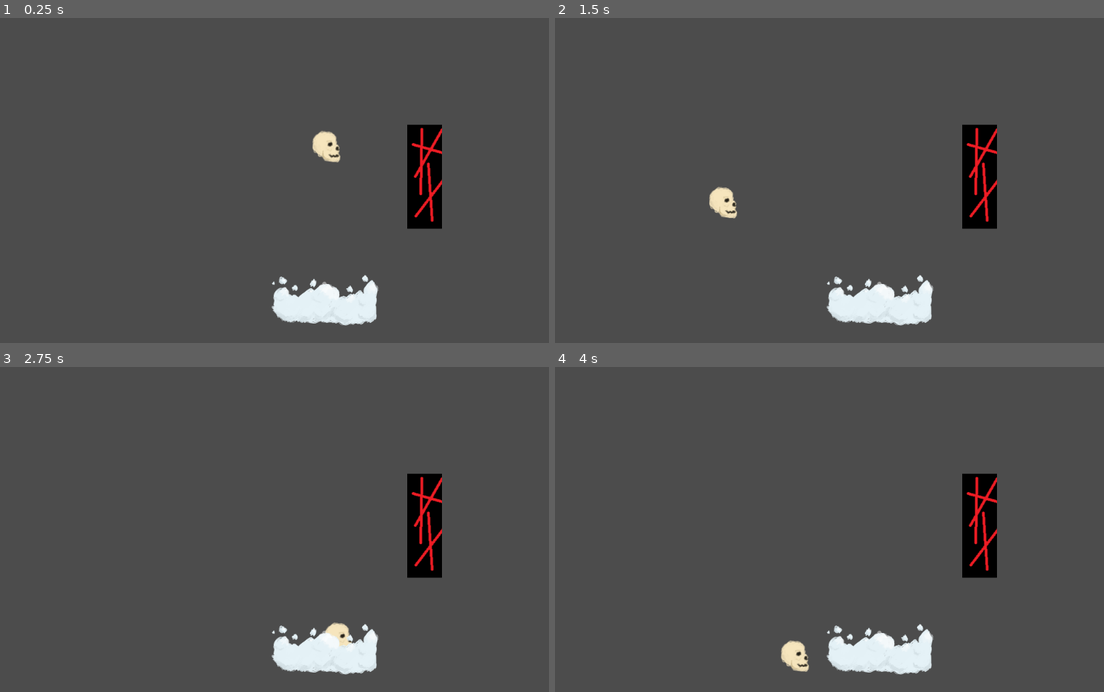
Above: before the commit, frames 1-4 (two rows, left to right).
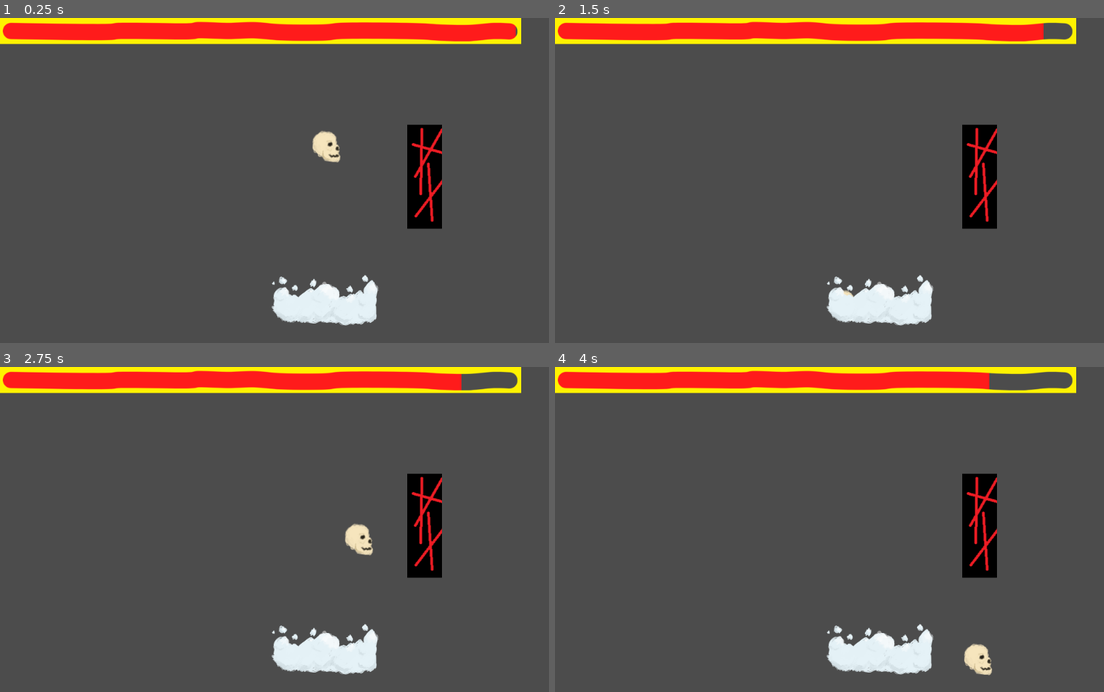
Above: after the commit, the same moments.

Repository: 4X3L/sky-high
Game: Godot game, scene res://Game.tscn
Two runs of this game, one before a commit and one after it. Both use one fixed random seed, a clock stepped at 60 frames per second and the inputs below.
Inputs (mouse positions are in pixels of both pictures, inside the frame that each line leads up to):
- Up to frame 1 (0.25 s): no input
- Up to frame 2 (1.5 s): move the mouse to (955, 164) at 0.52 s; press the mouse at (955, 164) at 0.53 s; move the mouse to (719, 196) at 1.27 s; release the mouse at (719, 196) at 1.28 s; click (719, 196) at 1.35 s
- Up to frame 3 (2.75 s): move the mouse to (334, 458) at 2.02 s; press the mouse at (334, 458) at 2.03 s
- Up to frame 4 (4 s): move the mouse to (807, 594) at 2.77 s; release the mouse at (807, 594) at 2.78 s; click (807, 594) at 2.85 s; move the mouse to (999, 578) at 3.52 s; press the mouse at (999, 578) at 3.53 s

The runs differ from the first frame. In frame 1, 7.7% of the frame differs, in the area x 0-95%, y 0-9%; in frame 2, 7.9%, in the area x 0-95%, y 0-86%; in frame 3, 7.8%; in frame 4, 7.7%.

Commit message:
Added basic helth bar

Diff:
--- a/Game.tscn
+++ b/Game.tscn
@@ -1,15 +1,14 @@
-[gd_scene load_steps=4 format=2]
+[gd_scene load_steps=5 format=2]
 
 [ext_resource path="res://Player.tscn" type="PackedScene" id=1]
 [ext_resource path="res://Platform.tscn" type="PackedScene" id=2]
 [ext_resource path="res://Wall.tscn" type="PackedScene" id=3]
+[ext_resource path="res://HealthBar.tscn" type="PackedScene" id=4]
 
 [node name="Node2D" type="Node2D"]
 
 [node name="Player" parent="." instance=ExtResource( 1 )]
 position = Vector2( 601.306, 202.669 )
-JUMP_POWER_FIXED = 1000.0
-FIXED = true
 
 [node name="Platform" parent="." groups=[
 "Platforms",
@@ -20,3 +19,5 @@
 "Walls",
 ] instance=ExtResource( 3 )]
 position = Vector2( 782.498, 293.139 )
+
+[node name="HealthBar" parent="." instance=ExtResource( 4 )]
--- /dev/null
+++ b/HealthBar.gd
@@ -0,0 +1,35 @@
+extends Node2D
+
+
+# Declare member variables here. Examples:
+# var a = 2
+# var b = "text"
+
+export var SCREEN_WIDTH : float = 1000
+export var curent_health_percent : float = 100
+export var TIME_PER_PAIN :float = .25
+
+var timer = null
+func _set_up_timer():
+	timer = Timer.new()
+	add_child(timer)
+	timer.connect("timeout", self, "_on_timer_call")
+	timer.set_wait_time(TIME_PER_PAIN)
+	timer.set_one_shot(false)
+	timer.start()
+
+func _on_timer_call():
+	curent_health_percent = curent_health_percent - 1
+	_update_bar()
+
+func _update_bar():
+	var health : float = curent_health_percent / 100
+	var new_pos : float = (SCREEN_WIDTH * health) - SCREEN_WIDTH
+	var inner_bar = get_child(0)
+	inner_bar.position[0] = new_pos
+	# print("bar: ", new_pos)
+
+# Called when the node enters the scene tree for the first time.
+func _ready():
+	_update_bar()
+	_set_up_timer()
--- /dev/null
+++ b/HealthBar.tscn
@@ -0,0 +1,18 @@
+[gd_scene load_steps=4 format=2]
+
+[ext_resource path="res://HealthBar.gd" type="Script" id=1]
+[ext_resource path="res://inner_bar_temp.png" type="Texture" id=2]
+[ext_resource path="res://outer_bar_temp.png" type="Texture" id=3]
+
+[node name="HealthBar" type="Node2D"]
+script = ExtResource( 1 )
+
+[node name="Inner" type="Sprite" parent="."]
+scale = Vector2( 0.5, 0.5 )
+texture = ExtResource( 2 )
+centered = false
+
+[node name="Outer" type="Sprite" parent="."]
+scale = Vector2( 0.5, 0.5 )
+texture = ExtResource( 3 )
+centered = false
Binary file added: inner_bar_temp.png
Not shown, added: inner_bar_temp.png.import
Binary file added: outer_bar_temp.png
Not shown, added: outer_bar_temp.png.import
